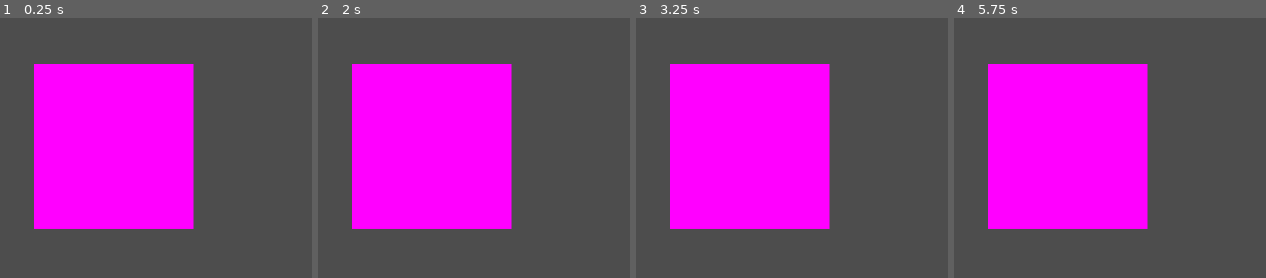
Above: before the commit, frames 1-4 (left to right).
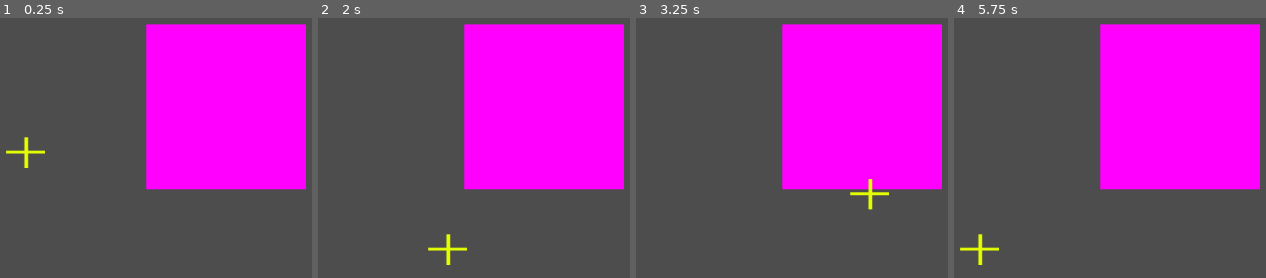
Above: after the commit, the same moments.

Repository: 01uan/makeitcount
Game: Godot game, scene res://main.tscn
Two runs of this game, one before a commit and one after it. Both use one fixed random seed, a clock stepped at 60 frames per second and the inputs below.
Inputs:
- Up to frame 1 (0.25 s): no input
- Up to frame 2 (2 s): tap Enter at 0.5 s; hold Right (ui_right) 0.53-1.28 s; hold Down (ui_down) from 1.28 s (still down)
- Up to frame 3 (3.25 s): release Down (ui_down) at 2.03 s; hold Right (ui_right) 2.03-2.78 s; hold Up (ui_up) from 2.78 s (still down)
- Up to frame 4 (5.75 s): tap Space at 3.5 s; release Up (ui_up) at 3.53 s; hold Left (ui_left) 3.53-5.03 s; hold Down (ui_down) from 5.03 s (still down)

The runs differ from the first frame. In frame 1, 51% of the frame differs, in the area x 1-99%, y 2-82%; in frame 2, 51%, in the area x 10-99%, y 2-95%; in frame 3, 51%; in frame 4, 51%.

Commit message:
feature: added crosshair movement

Diff:
--- /dev/null
+++ b/crosshair.gd
@@ -0,0 +1,23 @@
+extends Sprite2D
+
+var speed: float = 200
+
+# Called every frame. 'delta' is the elapsed time since the previous frame.
+func _process(delta: float) -> void:
+	var direction = Vector2.ZERO
+
+	if Input.is_action_pressed("ui_right"):
+		direction.x = 1
+	elif Input.is_action_pressed("ui_left"):
+		direction.x = -1
+	else:
+		direction.x = 0
+
+	if Input.is_action_pressed("ui_down"):
+		direction.y = 1
+	elif Input.is_action_pressed("ui_up"):
+		direction.y = -1
+	else:
+		direction.y = 0
+
+	position += direction * speed * delta
--- a/main.tscn
+++ b/main.tscn
@@ -1,10 +1,19 @@
-[gd_scene load_steps=2 format=3 uid="uid://bcqn0tgumfhk5"]
+[gd_scene load_steps=4 format=3 uid="uid://bcqn0tgumfhk5"]
+
+[ext_resource type="Texture2D" uid="uid://b54j7leap80ef" path="res://corsshair_standin.png" id="1_liony"]
+[ext_resource type="Script" path="res://crosshair.gd" id="1_y8dqm"]
 
 [sub_resource type="PlaceholderTexture2D" id="PlaceholderTexture2D_2qavo"]
 
 [node name="Node2D" type="Node2D"]
 
-[node name="Sprite2D" type="Sprite2D" parent="."]
-position = Vector2(350, 217)
+[node name="Monster" type="Sprite2D" parent="."]
+position = Vector2(512, 160)
 scale = Vector2(230.85, 238.32)
 texture = SubResource("PlaceholderTexture2D_2qavo")
+
+[node name="Crosshair" type="Sprite2D" parent="."]
+position = Vector2(223, 226)
+scale = Vector2(-1.77194, 1.37258)
+texture = ExtResource("1_liony")
+script = ExtResource("1_y8dqm")
--- a/project.godot
+++ b/project.godot
@@ -15,6 +15,14 @@
 config/features=PackedStringArray("4.3", "GL Compatibility")
 config/icon="res://icon.svg"
 
+[input]
+
+ar_right={
+"deadzone": 0.5,
+"events": [Object(InputEventKey,"resource_local_to_scene":false,"resource_name":"","device":0,"window_id":0,"alt_pressed":false,"shift_pressed":false,"ctrl_pressed":false,"meta_pressed":false,"pressed":false,"keycode":0,"physical_keycode":4194321,"key_label":0,"unicode":0,"location":0,"echo":false,"script":null)
+]
+}
+
 [rendering]
 
 renderer/rendering_method="gl_compatibility"
Not shown, added: corsshair_standin.png.import
Not shown, changed: README.md
